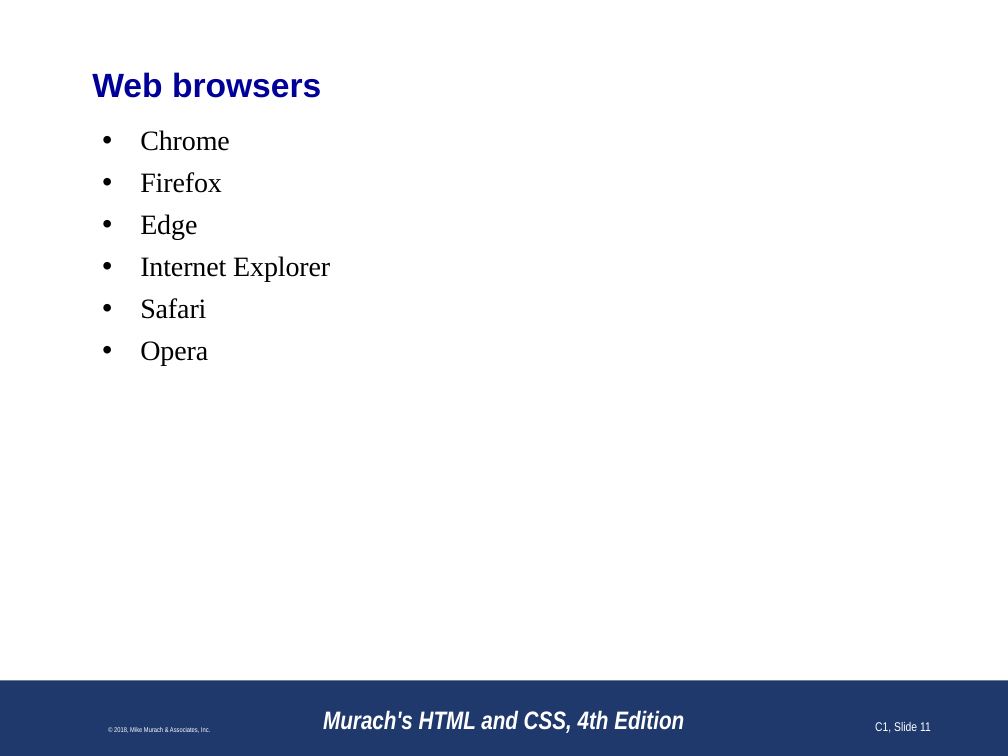
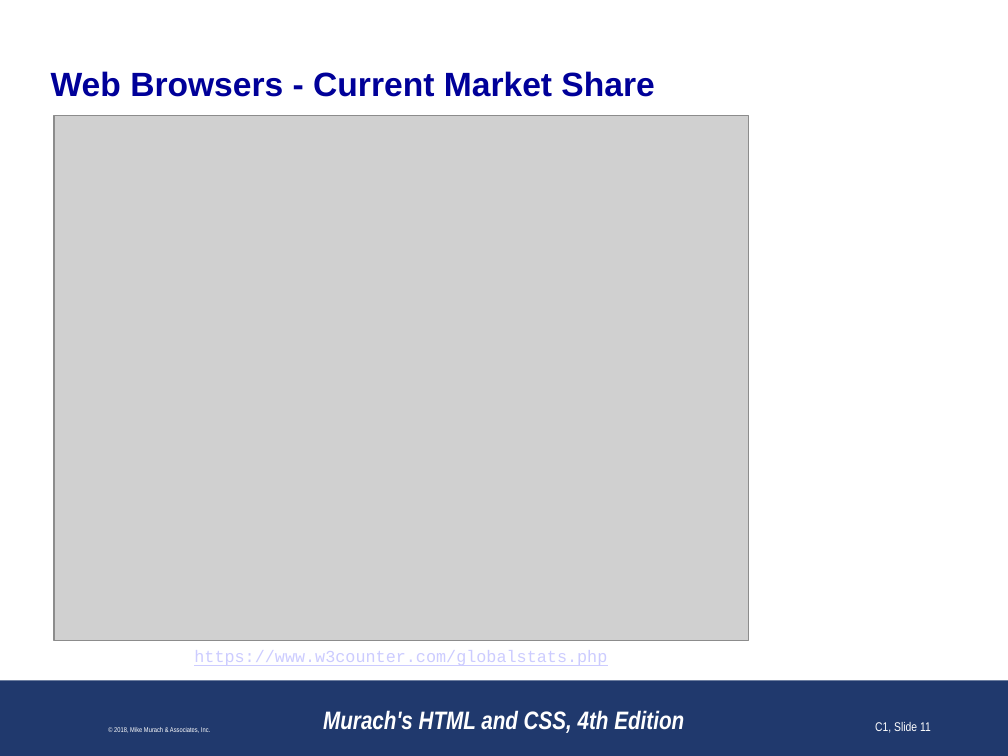
Before and after one commit to paulsmithkc/awd1000_base_lab_and_homework, a slide deck: slide 11 of murach_html_4e/slides/Chapter 1 slides (Revised).pptx. Drawn at 1008x756 pixels with LibreOffice and Linux fonts; fonts in the diff are those of the drawing; grey boxes stand for pictures; background and template pictures are left out. Boxes give left, top, right and bottom in pixels: in the first picture for what was removed or moved away, otherwise in the second. Text is boxed around its words. In the diff, an @@ line names an element or a change of style, - is before the commit and + after.

Commit message:
Updating chapter 1 slides with current technologies, statistics, and screenshots

```diff
--- a/murach_html_4e/slides/Chapter 1 slides (Revised).pptx
+++ b/murach_html_4e/slides/Chapter 1 slides (Revised).pptx
@@ title at bbox=[51, 71, 654, 97]: text changed @@
-Web browsers
+Web Browsers - Current Market Share
@@ picture added at bbox=[54, 116, 749, 641] @@
@@ text removed at bbox=[140, 130, 330, 366] @@
-• Chrome
-• Firefox
-• Edge
-• Internet Explorer
-• Safari
-• Opera
@@ text added at bbox=[194, 650, 607, 666], 12 pt, text #CCCCFF, underline @@
+https://www.w3counter.com/globalstats.php
```
Also in this commit, not shown: 21 other slides changed.
